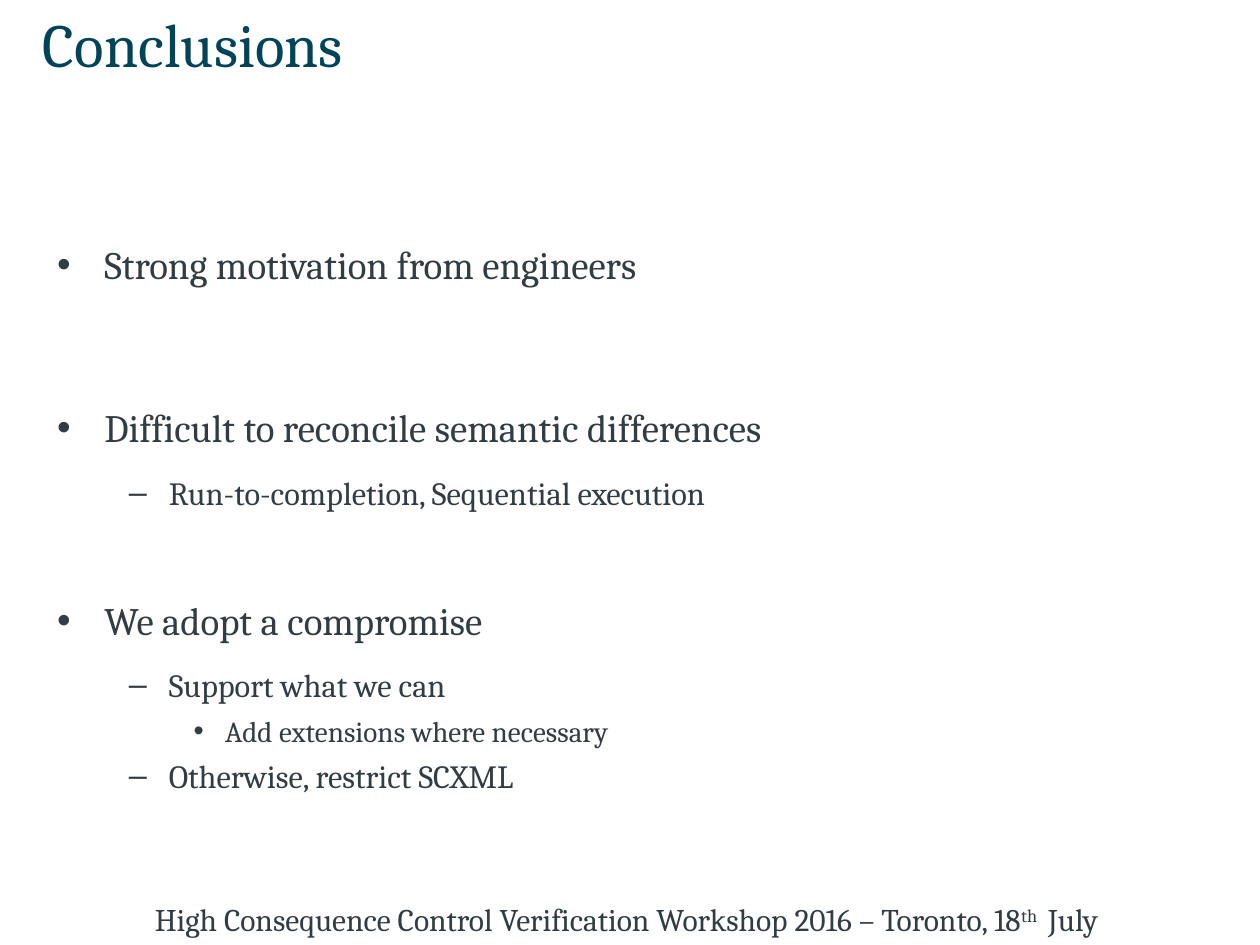
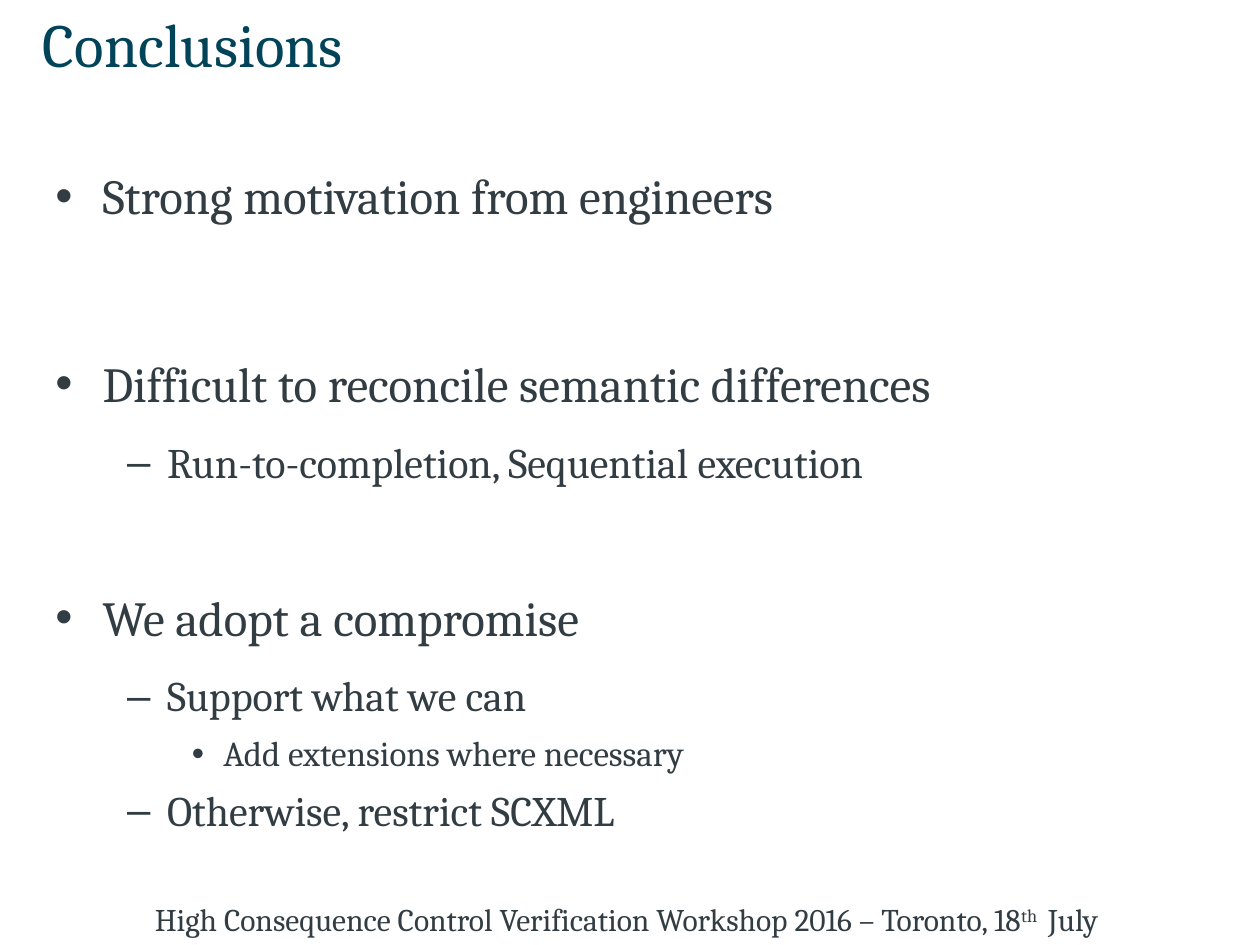
Before and after one commit to kmorris3/rodin_scxml_plugin, a slide deck: slide 20 of talks/CAV2016/CAV_HCVVW16_SCXML.pptx (slide 19 before the commit). Drawn at 1260x945 pixels with LibreOffice and Linux fonts; fonts in the diff are those of the drawing. Boxes give left, top, right and bottom in pixels: in the first picture for what was removed or moved away, otherwise in the second. Text is boxed around its words. In the diff, an @@ line names an element or a change of style, - is before the commit and + after.

```diff
--- a/talks/CAV2016/CAV_HCVVW16_SCXML.pptx
+++ b/talks/CAV2016/CAV_HCVVW16_SCXML.pptx
@@ text "Strong motivation from engineers": place and size @@
-text "Strong motivation from engineers" at <box>104,251,761,792</box>
+text "Strong motivation from engineers" at <box>103,179,931,832</box>
@@ text "Strong motivation from engineers" at <box>103,179,931,832</box>: size 22.2 to 28 pt in "Strong motivation from engineers", "Difficult to reconcile semantic differences", "We adopt a compromise"; size 18.5 to 24 pt in "Run-to-completion, Sequential execution", "Support what we can", "Otherwise, restrict SCXML"; size 16.6 to 20 pt in "Add extensions where necessary"; line spacing 0.8 to 0.9 @@
```
Also in this commit, not shown: 9 other slides changed, 1 slide added, 7 other files.
